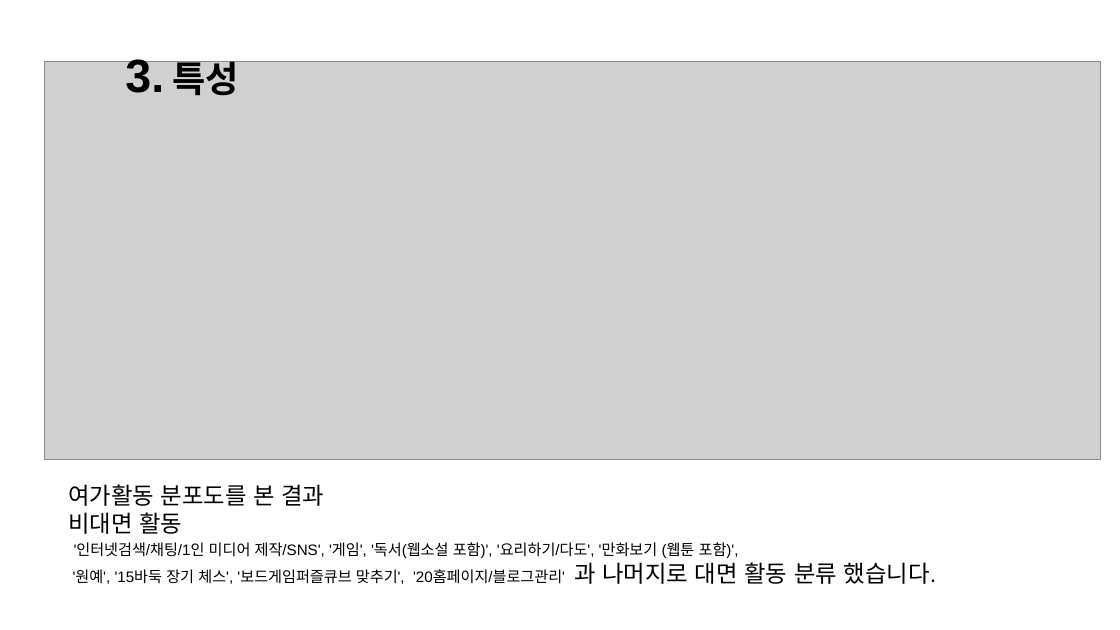
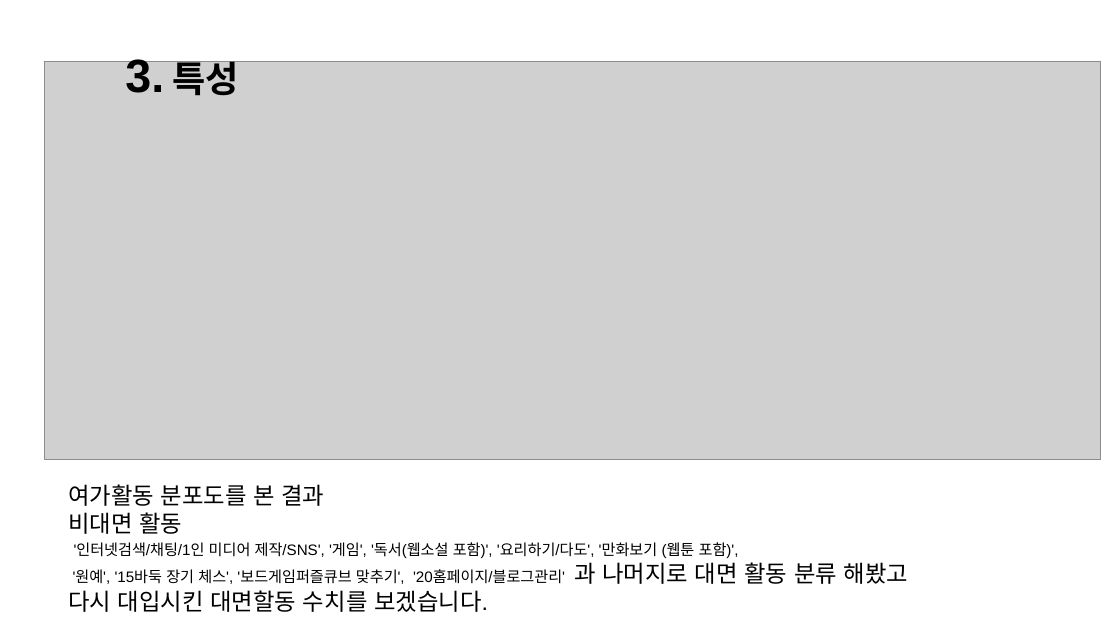
Before and after one commit to JooEHyeon/CORONA19_data_analysis, a slide deck: slide 25 of 최종합본.pptx (slide 34 before the commit). Drawn at 1120x630 pixels with LibreOffice and Linux fonts; fonts in the diff are those of the drawing; grey boxes stand for pictures. Boxes give left, top, right and bottom in pixels: in the first picture for what was removed or moved away, otherwise in the second. Text is boxed around its words. In the diff, an @@ line names an element or a change of style, - is before the commit and + after.

```diff
--- a/최종합본.pptx
+++ b/최종합본.pptx
@@ text at [68,562,908,612]: text changed @@
-'원예', '15바둑 장기 체스', '보드게임퍼즐큐브 맞추기', '20홈페이지/블로그관리' 과 나머지로 대면 활동 분류 했습니다.
+'원예', '15바둑 장기 체스', '보드게임퍼즐큐브 맞추기', '20홈페이지/블로그관리' 과 나머지로 대면 활동 분류 해봤고
+다시 대입시킨 대면할동 수치를 보겠습니다.
```
Also in this commit, not shown: 5 other slides changed, 12 slides removed.
